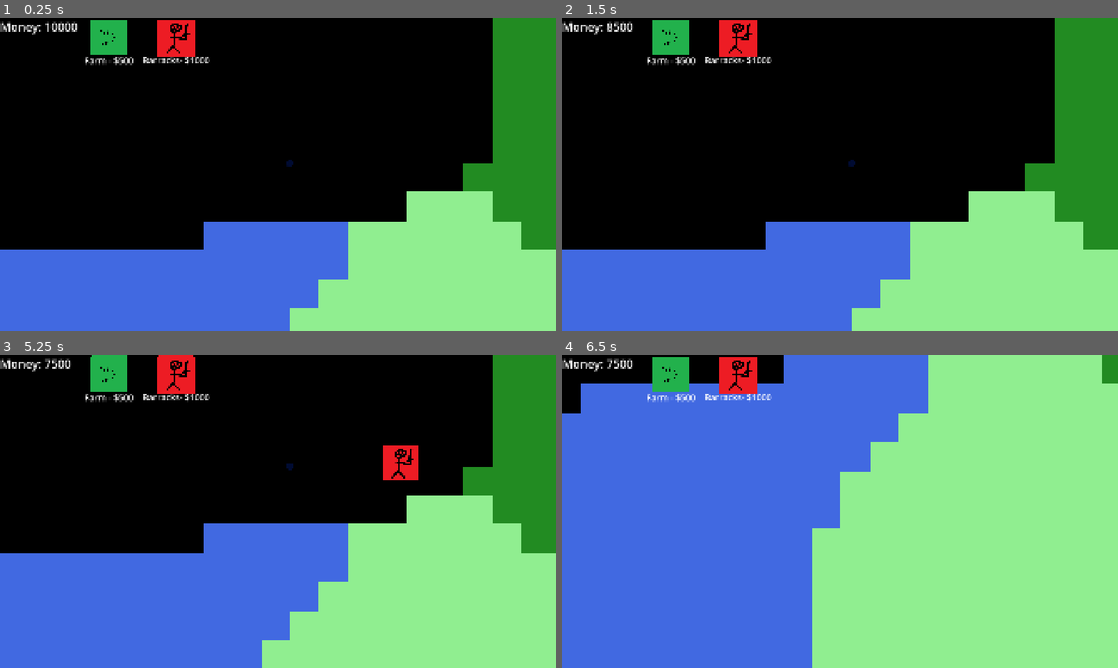
Above: before the commit, frames 1-4 (two rows, left to right).
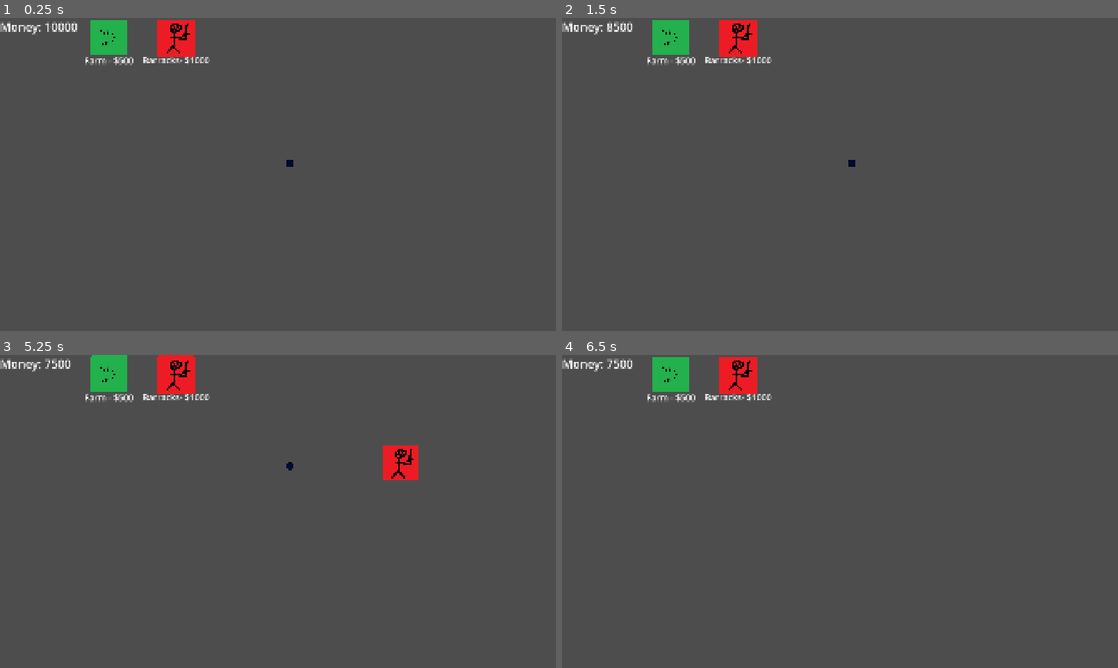
Above: after the commit, the same moments.

Repository: NathanBerglas/ROR-Testing
Game: Godot game, scene res://scenes/main.tscn
Same seed, same stepped clock (60 frames per second), same inputs: the game is played once before the commit and once after it.
Inputs (mouse positions are in pixels of both pictures, inside the frame that each line leads up to):
- Up to frame 1 (0.25 s): no input
- Up to frame 2 (1.5 s): click (667, 36) at 0.5 s; click (739, 36) at 1.25 s
- Up to frame 3 (5.25 s): click (105, 373) at 2 s; click (177, 373) at 2.75 s; click (105, 373) at 3.5 s; click (177, 373) at 4.25 s; tap Enter at 5 s; move the mouse to (400, 495) at 5.02 s; hold S (move_camera_down) from 5.03 s (still down)
- Up to frame 4 (6.5 s): move the mouse to (728, 527) at 5.77 s; release S (move_camera_down) at 5.78 s; tap A (move_camera_left) at 5.85 s

The runs differ from the first frame. In frame 1, 98% of the frame differs, in the area x 0-100%, y 0-100%; in frame 2, 98%; in frame 3, 97%; in frame 4, 98%.

Commit message:
Added oceans. NOT FINISHED!

Diff:
--- a/balancing/gen.json
+++ b/balancing/gen.json
@@ -7,7 +7,7 @@
 		{
 			"name": "origin",
 			"occurences": 1,
-			"spawn_area": [[960,540],[960,540]],
+			"spawn_area": [[959,539],[961,541]],
 			"gen_depth": 1,
 			"sub_occurences": [20],
 			"sizes": [5],
--- a/scenes/BiomeGen/BiomeGen.tscn
+++ b/scenes/BiomeGen/BiomeGen.tscn
@@ -1,10 +1,13 @@
-[gd_scene load_steps=3 format=3 uid="uid://c55deqr6361v3"]
+[gd_scene load_steps=4 format=3 uid="uid://c55deqr6361v3"]
 
 [ext_resource type="Script" uid="uid://dojmlj5x4nvxm" path="res://scripts/BiomeGen/NatesBiomeGen.gd" id="1_l40ff"]
 [ext_resource type="JSON" path="res://balancing/gen.json" id="2_5j2y8"]
+[ext_resource type="PackedScene" uid="uid://bbjr8sh5hxnjt" path="res://scenes/camera.tscn" id="3_o40gx"]
 
 [node name="Biome Gen" type="Node2D"]
 script = ExtResource("1_l40ff")
 gen_data = ExtResource("2_5j2y8")
 
 [node name="Ground Mesh" type="MeshInstance2D" parent="."]
+
+[node name="Camera" parent="." instance=ExtResource("3_o40gx")]
--- a/scenes/main.tscn
+++ b/scenes/main.tscn
@@ -8063,13 +8063,13 @@
 [node name="BuildingControl" parent="." instance=ExtResource("3_sugp2")]
 
 [node name="Background" type="TileMapLayer" parent="."]
-visible = false
 light_mask = 524288
 visibility_layer = 524288
 z_index = -20
 texture_filter = 3
 use_parent_material = true
 tile_map_data = PackedByteArray("AAAAAAAAAAAAAAAAAAD//wAAAAAAAAAAAAD/////AAAAAAAAAAAAAP//AAAAAAAAAAABAP//AAAAAAAAAAABAAAAAAAAAAAAAAABAAEAAAAAAAAAAAAAAAEAAAAAAAAAAAD//wEAAAAAAAAAAAA=")
+enabled = false
 tile_set = SubResource("TileSet_tefeu")
 collision_enabled = false
 
--- a/scripts/BiomeGen/NatesBiomeGen.gd
+++ b/scripts/BiomeGen/NatesBiomeGen.gd
@@ -1,8 +1,13 @@
 extends Node2D
 
-@export var SCREEN_RESOLUTION = Vector2(1920,1080)
-@export var TILES_ALONG_X = 192
+@export var SCREEN_RESOLUTION: Vector2i = Vector2i(1920,1080)
+@export var MAP_SIZE: Vector2i = Vector2i(1920+250,1080+250)
+@export var TILES_ALONG_X: int = 192
+@export var TILES_ALONG_X_MAP: int = 192+25
 @export var gen_data: JSON
+
+var map_cols: int = (MAP_SIZE.x / SCREEN_RESOLUTION.x) * TILES_ALONG_X_MAP
+var map_rows: int = floor(map_cols * MAP_SIZE.y / MAP_SIZE.x)
 
 const max_poisson_attempts_1d = 100
 const max_poisson_attempts_2d = 100
@@ -115,6 +120,17 @@
 	#print(Time.get_ticks_usec() - start_time, " microseconds passed") # Debugging
 	return points.slice(-n, points.size())
 
+func _ocean(distance: int) -> Vector2:
+	var shore_length: int = map_cols * 2 + map_rows
+	distance *= shore_length / 100
+	if (distance > map_cols):
+		distance -= map_cols
+		if (distance > map_rows):
+			distance -= map_rows
+			return Vector2(distance,map_rows)
+		return Vector2(0,distance)
+	return Vector2(distance,0)
+
 func _ready():
 	_generate_mesh()
 
@@ -128,8 +144,8 @@
 	var indices = PackedInt32Array()
 
 	# Map size
-	var cols = TILES_ALONG_X
-	var rows = floor(cols * SCREEN_RESOLUTION.y / SCREEN_RESOLUTION.x)
+	var cols: int = TILES_ALONG_X
+	var rows: int = floor(cols * SCREEN_RESOLUTION.y / SCREEN_RESOLUTION.x)
 	var M_TopLeft = Vector2(0,0)
 	var M_BottomRight = Vector2(cols, rows)
 	var points = PackedVector3Array() # (x, y, feature index)
@@ -154,8 +170,8 @@
 		sizes.append(feature["sizes"])  # already an Array
 	var gen_screen_resolution = Vector2(json_received["x-resolution"], json_received["y-resolution"])
 	var gen_tiles = Vector2(json_received["x-tiles"], json_received["y-tiles"])
-	var quad_width = SCREEN_RESOLUTION.x / cols
-	var quad_height = SCREEN_RESOLUTION.y / rows
+	var quad_width: int = MAP_SIZE.x / cols
+	var quad_height: int = MAP_SIZE.y / rows
 
 	# Scaled based on desired resolution
 	for f in sizes.size():
@@ -207,11 +223,18 @@
 					depth += 1
 					stack.append([new_point, depth])
 
+	# Place the Ocean
+	var ocean_distances: Array = range(0,100,1)
+	for p in ocean_distances.size():
+		var ocean_point: Vector2 = _ocean(ocean_distances[p])
+		print(ocean_point)
+		points.push_back(Vector3(ocean_point.x, ocean_point.y, -1))
+
 	# Generates mesh
-	for row in rows:
-		for col in cols:
-			var x = col * quad_width
-			var y = row * quad_height
+	for row: int in map_rows:
+		for col: int in map_cols:
+			var x: int = col * quad_width
+			var y: int = row * quad_height
 
 			var i = vertices.size()  # index of first vertex in this quad
 
@@ -244,10 +267,16 @@
 				color = Color.LIGHT_GREEN
 			elif (closest_feature.y == 6): # Lake
 				color = Color.ROYAL_BLUE
+			elif (closest_feature.y == -1): # Ocean
+				color = Color.DARK_BLUE
 
 			# FOR DEBUGGING
-			#if (closest_feature.x == 0): # Is on a point
+			#if (row == floor(rows/2) and col == floor(cols/2)):
 			#	color = Color.WEB_PURPLE
+			#if  !(((map_rows-rows) < row and row < rows) and ((map_cols-cols) < col and col < cols)): # Inside point area
+			#	color = Color.WEB_MAROON
+			if (closest_feature.x == 0): # Is on a point
+				color = Color.WEB_PURPLE
 
 			colors.append_array([color, color, color, color])
 			# Define two triangles (quad = 2 triangles)
